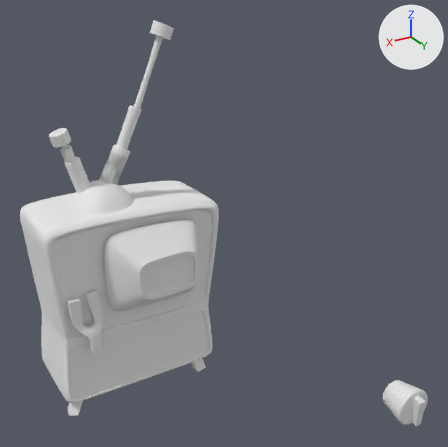
What one commit did to the Blender file Blender 3D - Modelagem inorgânica/02_blender/prop_tv_01.blend.
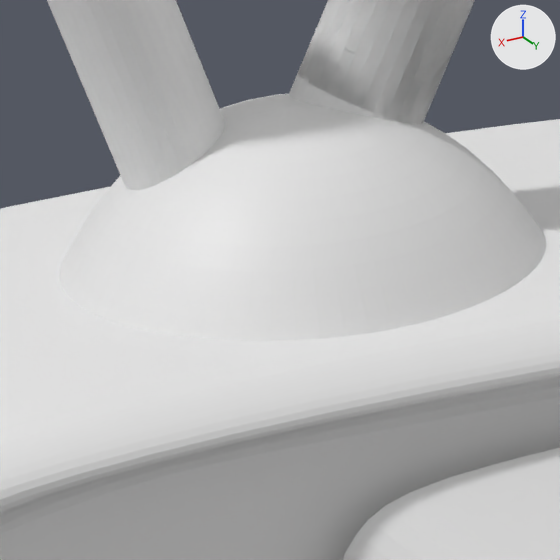
The first picture shows the older version from a camera (50 mm lens) standing at (5.78, 15.34, 12.01) and looking at (-2.1, 2.21, 5.44). The close-ups show both versions on the part from 13% to 30% of the width and 37% to 54% of the height of that picture; other places that the commit changed are outside them. Lighting does not change. The marker at upper right points along +X, +Y and +Z.
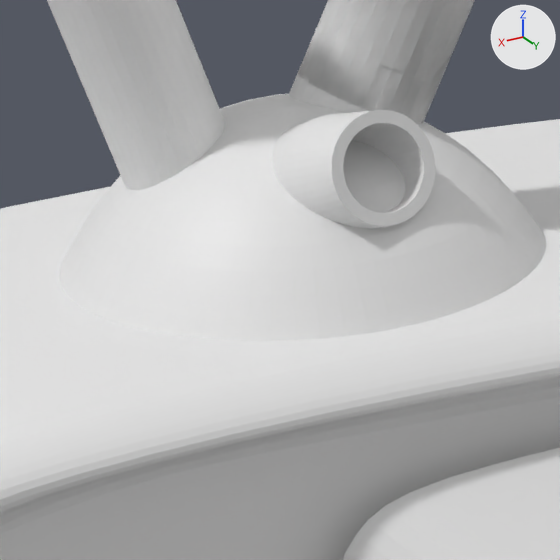
Changed parts and their boxes (x1, y1, x2, y2) in the close-ups (560 x 560 px):
'Torus.000', added
    after: (272, 110, 435, 229)

The change, as a list of edits to the scene's bpy script:
```text
Add me_torus_002:
    me_torus_002.from_pydata(...)  # 288 vertices, 288 faces; spans x -1.25..1.25, y -1.25..1.25, z -0.22..0.22
Add ob_torus_000:
    ob_torus_000 = bpy.data.objects.new('Torus.000', me_torus_002)
    ob_torus_000.location = (0.465, 0.326, 6.245)
    ob_torus_000.rotation_euler = (1.934, 0.111, 0.375)  # degrees (111, 6.4, 21)
    ob_torus_000.scale = (0.205, 0.183, 1.31)
```
